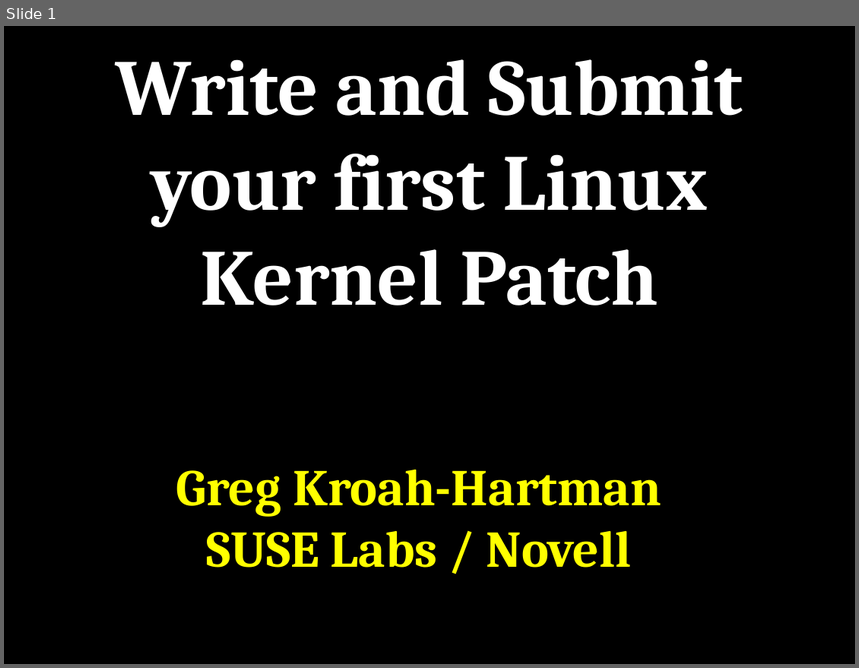
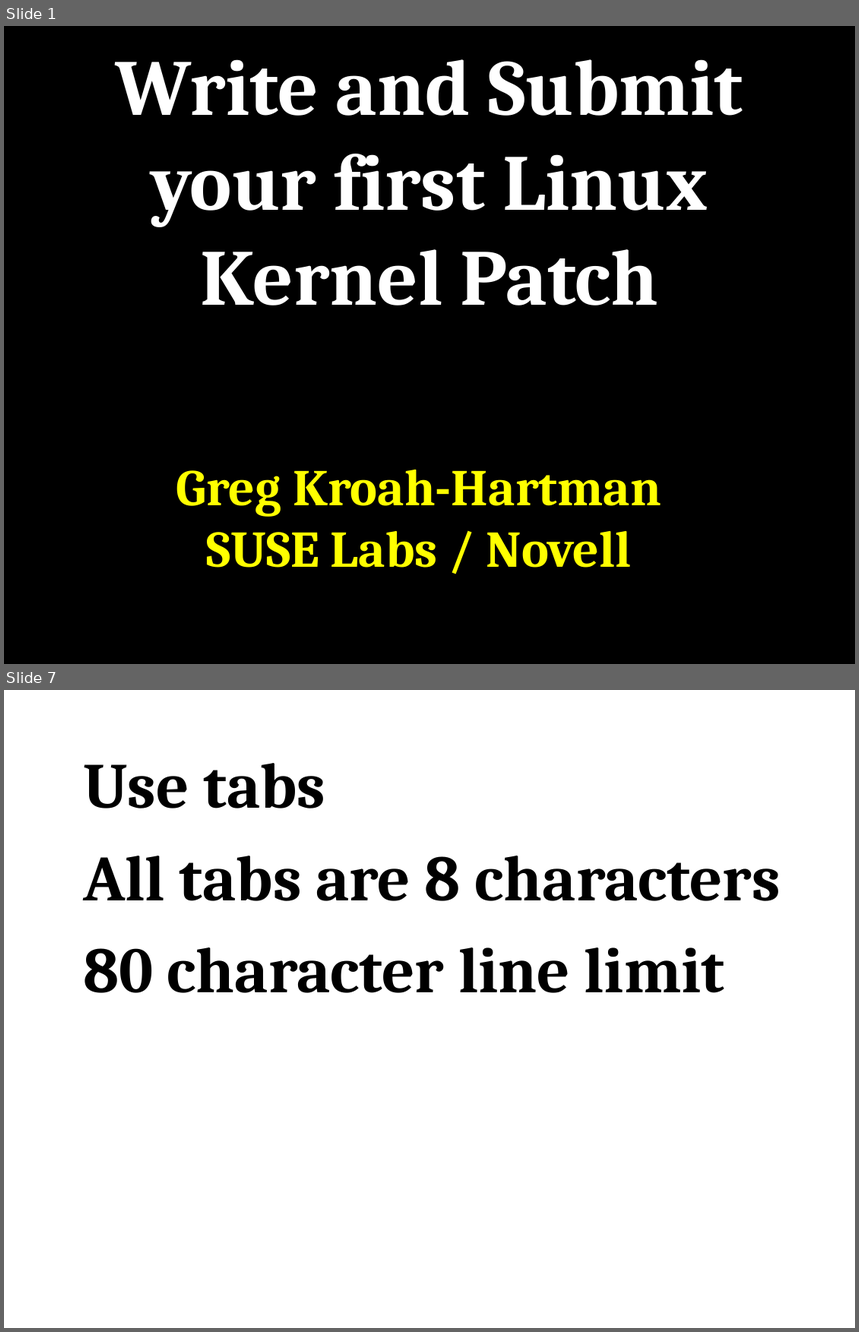
Before and after one commit to gregkh/kernel-tutorial, a slide deck: kernel_patch_tutorial.odp. Shown one above the other, each under a label of ours: slide 1 before the commit, slides 1 and 7 after it; the slides between them are not shown. The pictures are 859x668 and 859x1332 pixels, drawn with LibreOffice and Linux fonts; fonts in the diff are those of the drawing. Boxes give left, top, right and bottom in pixels: in the first picture for what was removed or moved away, otherwise in the second. Text is boxed around its words. In the diff, an @@ line names an element or a change of style, - is before the commit and + after.

```diff
--- a/kernel_patch_tutorial.odp
+++ b/kernel_patch_tutorial.odp
@@ slide 7 added at [4,690,855,1328], background #FFFFFF @@
@@ text added at [83,763,781,993], 60 pt, text #000000, bold @@
+Use tabs
+All tabs are 8 characters
+80 character line limit
```
Also in this commit, not shown: 9 other slides added, 3 slides removed, 1 other file.
